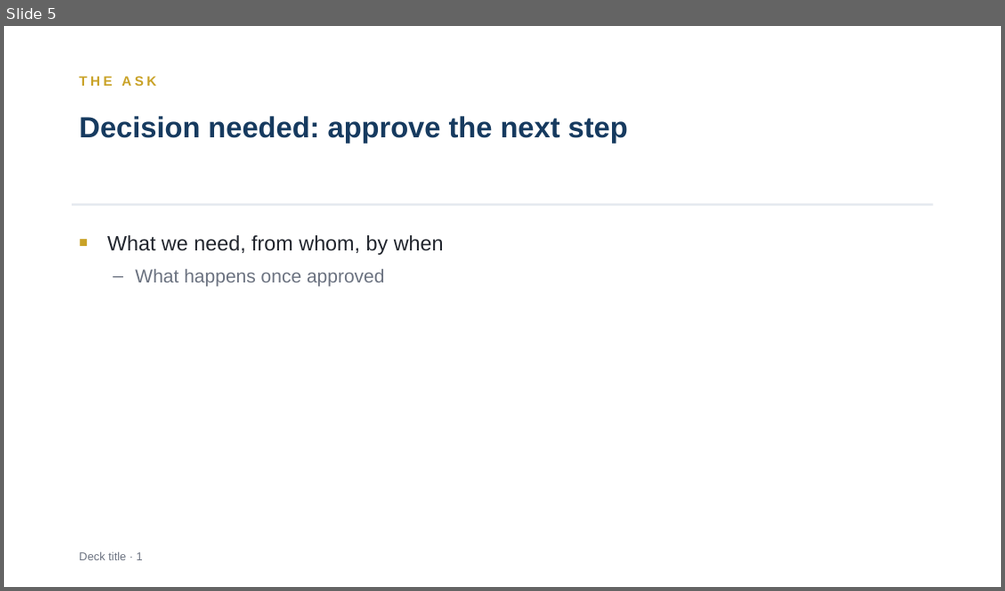
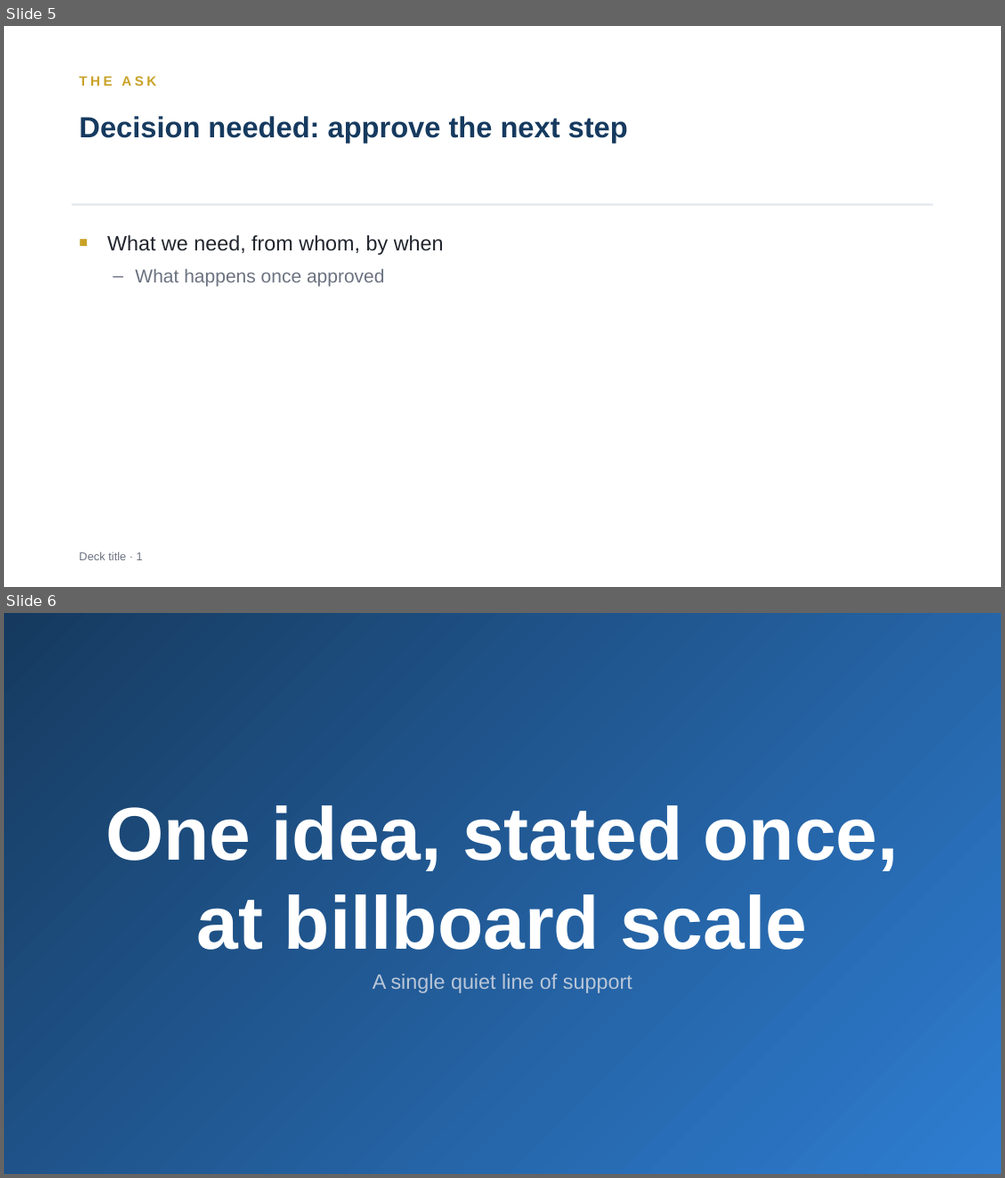
Before and after one commit to mthanhlm/vibe-production, a slide deck: skills/slide/assets/template.pptx. Shown one above the other, each under a label of ours: slide 5 before the commit, slides 5 and 6 after it. The pictures are 1005x591 and 1005x1178 pixels, drawn with LibreOffice and Linux fonts; fonts in the diff are those of the drawing. Boxes give left, top, right and bottom in pixels: in the first picture for what was removed or moved away, otherwise in the second. Text is boxed around its words. In the diff, an @@ line names an element or a change of style, - is before the commit and + after.

```diff
--- a/skills/slide/assets/template.pptx
+++ b/skills/slide/assets/template.pptx
@@ slide 6 added at (4,613,1001,1174), background #FFFFFF @@
@@ rectangle added at (4,613,1001,1174), fill gradient #163A5F to #2E7DD1 @@
@@ text added at (105,805,898,949), 72 pt, text #FFFFFF, bold @@
+One idea, stated once, at billboard scale
@@ text added at (372,973,632,993), 20 pt, text #B9C6D8 @@
+A single quiet line of support
```
Also in this commit, not shown: 11 other slides added, 25 other files.
